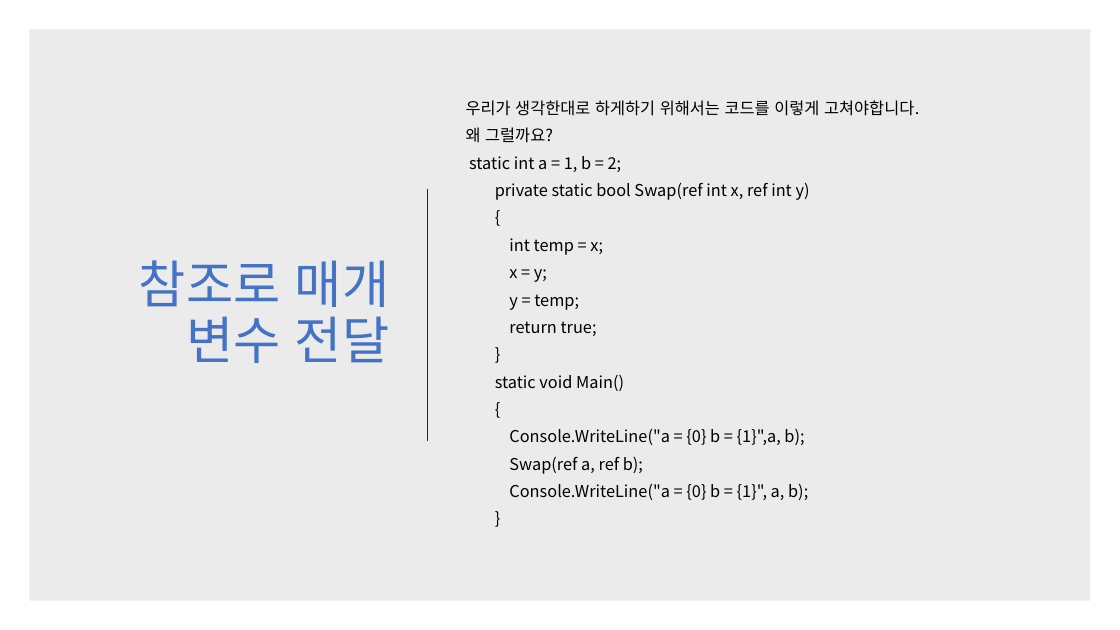
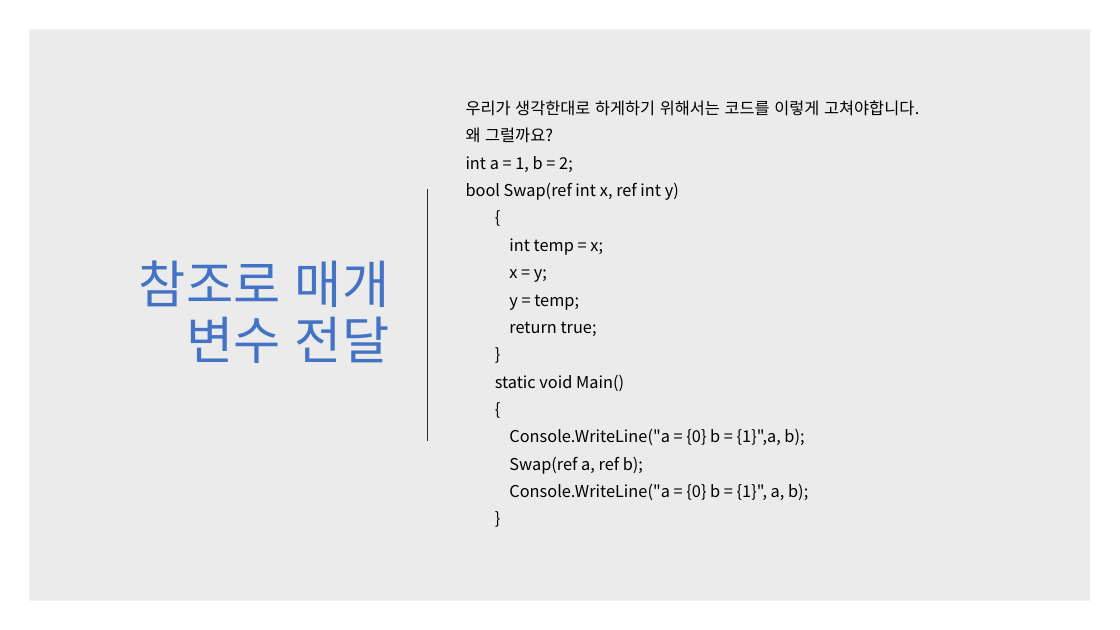
Before and after one commit to kjh99660/Study_powerpoint, a slide deck: slide 20 of c# 스터디 3주 차.pptx. Drawn at 1120x630 pixels with LibreOffice and Linux fonts; fonts in the diff are those of the drawing. Boxes give left, top, right and bottom in pixels: in the first picture for what was removed or moved away, otherwise in the second. Text is boxed around its words. In the diff, an @@ line names an element or a change of style, - is before the commit and + after.

```diff
--- a/c# 스터디 3주 차.pptx
+++ b/c# 스터디 3주 차.pptx
@@ text at (466, 156, 679, 200): text changed @@
-static int a = 1, b = 2;
-private static bool Swap(ref int x, ref int y)
+int a = 1, b = 2;
+bool Swap(ref int x, ref int y)
```
Also in this commit, not shown: 4 other slides changed, 6 other files.
